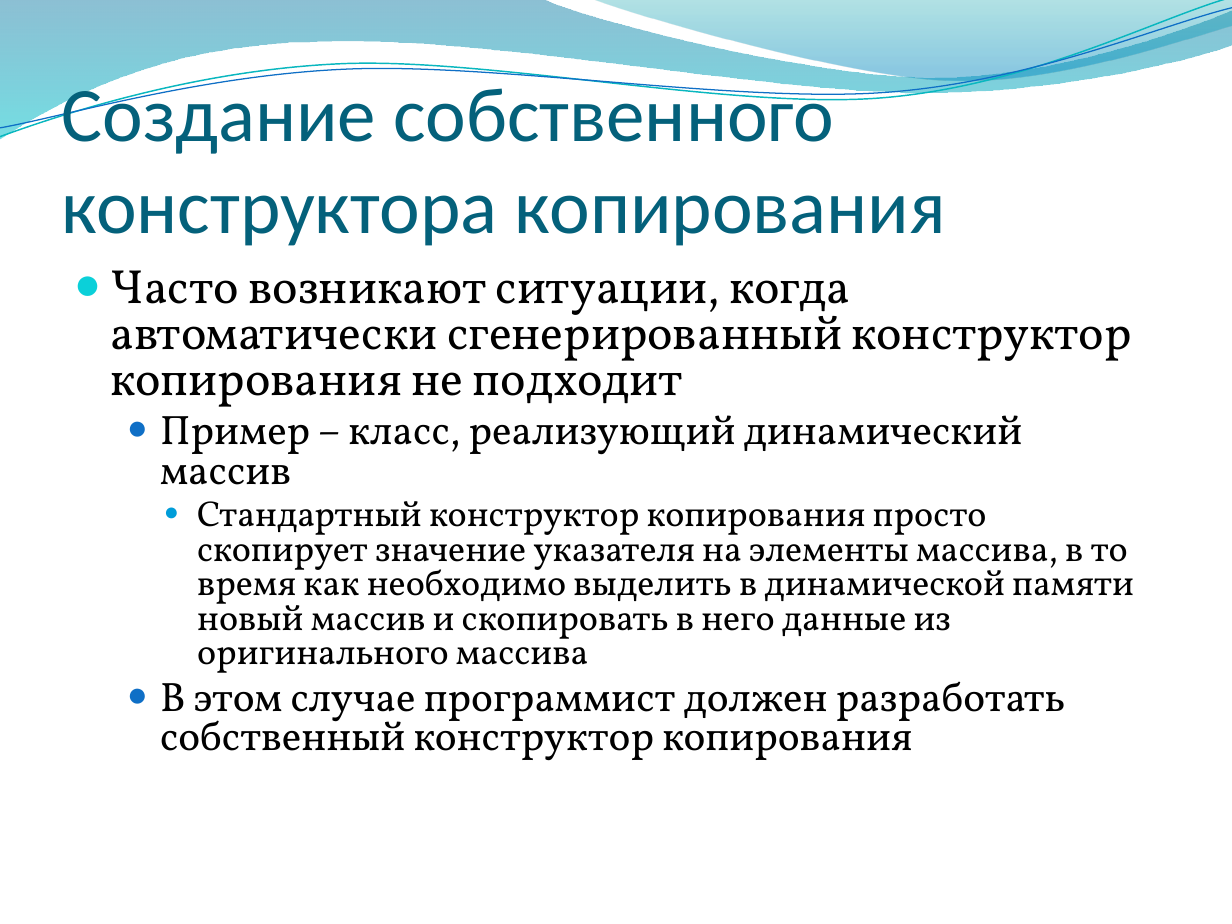
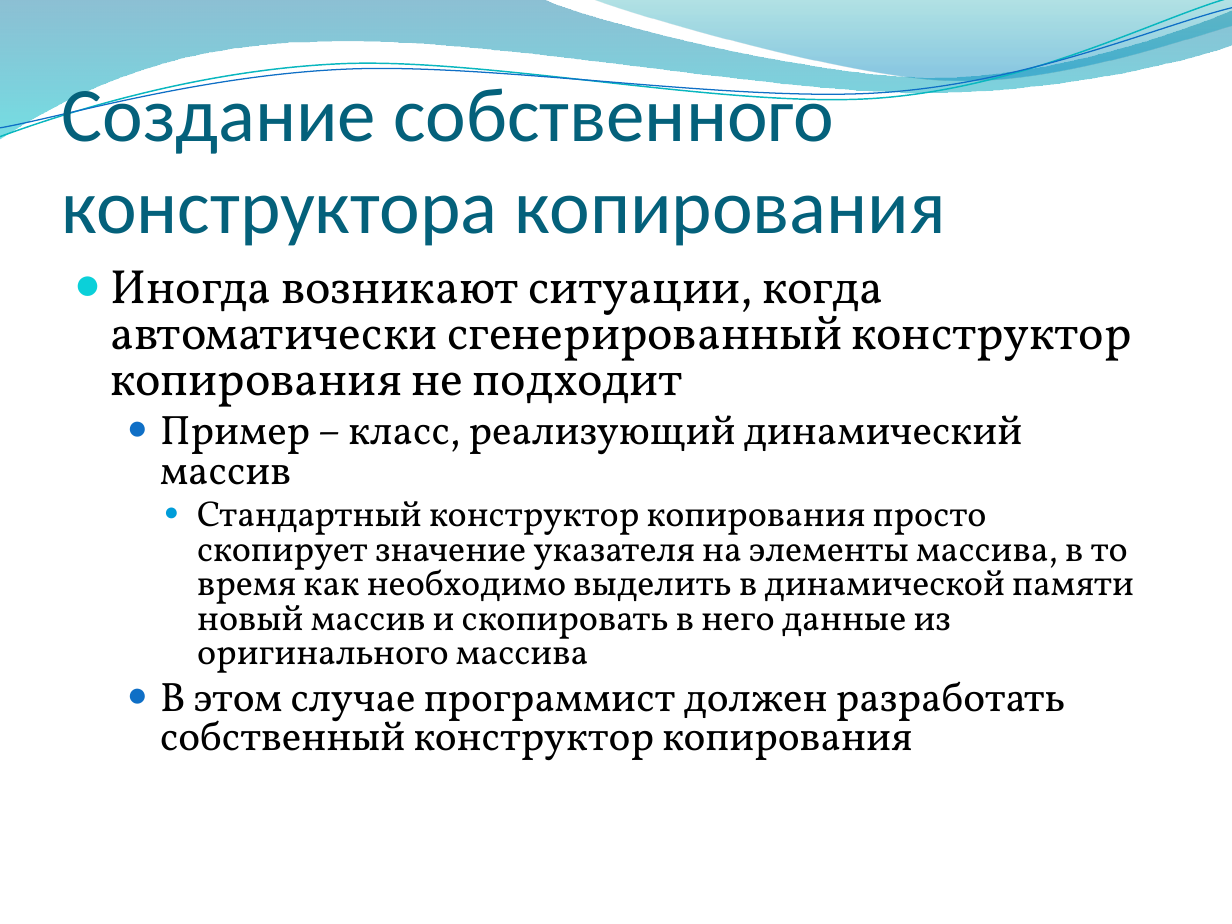
Before and after one commit to alexey-malov/oop, a slide deck: slide 63 of lectures/02/Основы ООП.pptx (slide 62 before the commit). Drawn at 1232x924 pixels with LibreOffice and Linux fonts; fonts in the diff are those of the drawing; background and template pictures are left out. Boxes give left, top, right and bottom in pixels: in the first picture for what was removed or moved away, otherwise in the second. Text is boxed around its words. In the diff, an @@ line names an element or a change of style, - is before the commit and + after.

```diff
--- a/lectures/02/Основы ООП.pptx
+++ b/lectures/02/Основы ООП.pptx
@@ text at [111,270,1132,417]: text changed @@
-● Часто возникают ситуации, когда автоматически сгенерированный конструктор копирования не подходит
+● Иногда возникают ситуации, когда автоматически сгенерированный конструктор копирования не подходит
```
Also in this commit, not shown: 9 other slides changed, 3 slides added, 2 slides removed.
